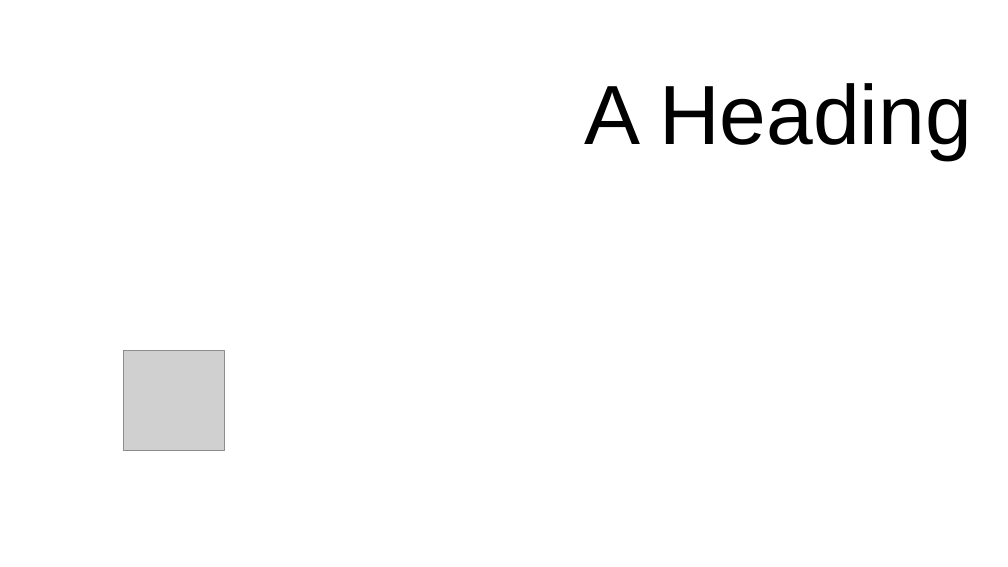
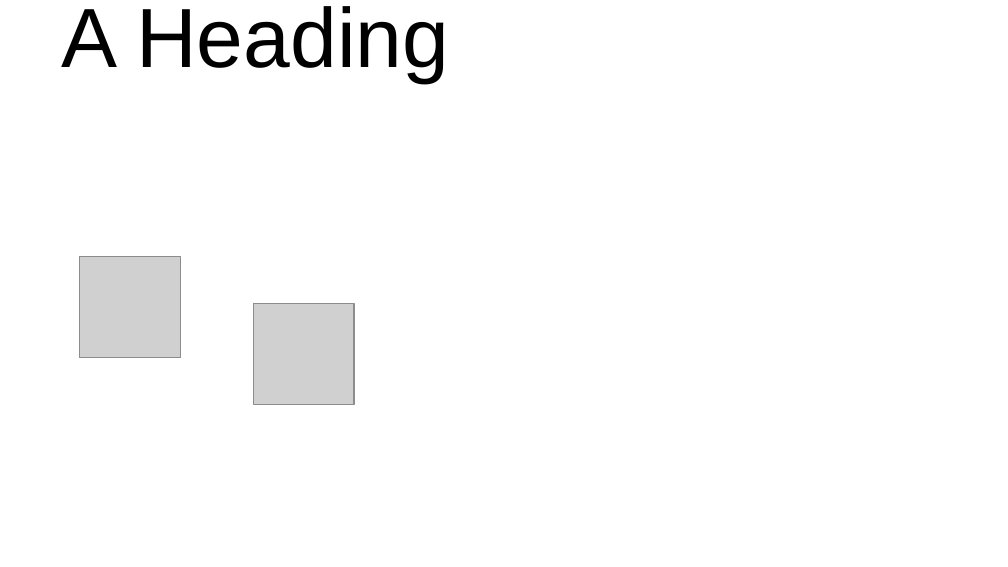
Before and after one commit to boom141/pdfTopptApi, a slide deck: slide 1 of test_presentation.pptx. Drawn at 1008x567 pixels with LibreOffice and Linux fonts; fonts in the diff are those of the drawing; grey boxes stand for pictures. Boxes give left, top, right and bottom in pixels: in the first picture for what was removed or moved away, otherwise in the second. Text is boxed around its words. In the diff, an @@ line names an element or a change of style, - is before the commit and + after.

```diff
--- a/test_presentation.pptx
+++ b/test_presentation.pptx
@@ text "A Heading": place and size @@
-text "A Heading" at (584, 83, 972, 159)
+text "A Heading" at (62, 6, 449, 83)
@@ picture added at (80, 257, 180, 358) @@
@@ picture: place and size @@
-picture at (124, 350, 225, 451)
+picture at (253, 303, 354, 404)
```
Also in this commit, not shown: 1 other file.
